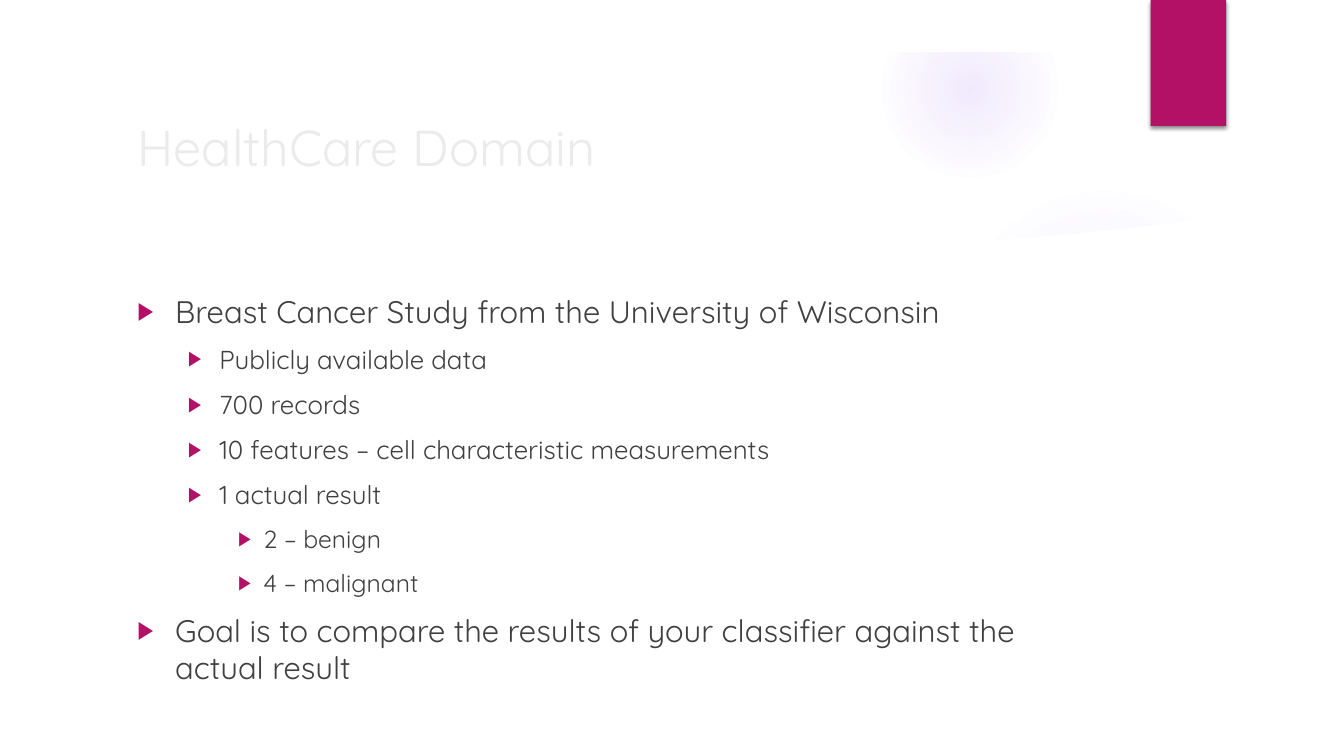
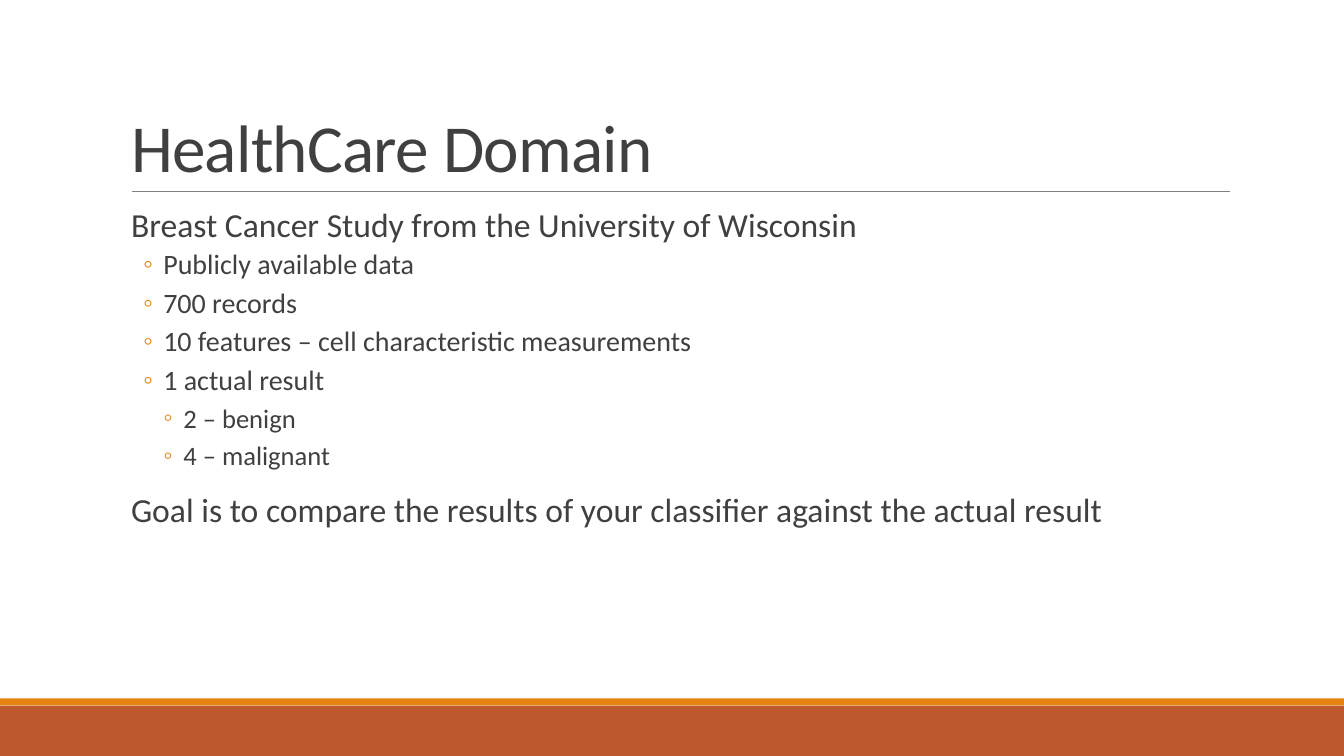
Before and after one commit to GregSimpson/SupportVectorMachine-CancerClassification, a slide deck: slide 6 of docs/gsimpson-CapstonePresentation.pptx (slide 5 before the commit). Drawn at 1344x756 pixels with LibreOffice and Linux fonts; fonts in the diff are those of the drawing; background and template pictures are left out. Boxes give left, top, right and bottom in pixels: in the first picture for what was removed or moved away, otherwise in the second. Text is boxed around its words. In the diff, an @@ line names an element or a change of style, - is before the commit and + after.

```diff
--- a/docs/gsimpson-CapstonePresentation.pptx
+++ b/docs/gsimpson-CapstonePresentation.pptx
@@ group removed at (x1=0, y1=0, x2=1344, y2=756): 5 ellipses, 3 freeform shapes @@
@@ rectangle removed at (x1=1150, y1=0, x2=1226, y2=126) @@
@@ title "HealthCare Domain" moved from (x1=127, y1=107, x2=1093, y2=185) to (x1=131, y1=125, x2=653, y2=173) @@
@@ title "HealthCare Domain" at (x1=131, y1=125, x2=653, y2=173): size 36 to 48 pt, font Quicksand to Calibri, text colour #EBEBEB to #404040, letter spacing 0 to -0.5 pt; line spacing 1 to 0.85; vertical alignment middle to bottom @@
@@ text "Breast Cancer Study from the ..." moved from (x1=175, y1=300, x2=1014, y2=680) to (x1=131, y1=213, x2=1102, y2=528) @@
@@ text "Breast Cancer Study from the ..." at (x1=131, y1=213, x2=1102, y2=528): size 22.2 to 24 pt in "Breast Cancer Study from the University of ...", "Goal is to compare the results of ..."; font Quicksand to Calibri; size 18.5 to 20 pt in "Publicly available data", "700 records", "10 features – cell characteristic measurements", "1 actual result"; size 17.6 to 19 pt in "2 – benign", "4 – malignant"; bullet ▶ to  ; line spacing 1 to 0.9; more space between paragraphs; bullet colour #B31166 to #E48312; bullet ▶ to ◦; less space between paragraphs @@
@@ line added from (132, 192) to (1231, 192), #808080 0.5 pt @@
@@ rectangle added at (x1=0, y1=706, x2=1344, y2=756), fill #BD582C @@
@@ rectangle added at (x1=0, y1=699, x2=1344, y2=706), fill #E48312 @@
```
Also in this commit, not shown: 10 other slides changed, 2 slides added, 1 slide removed, 3 other files.
